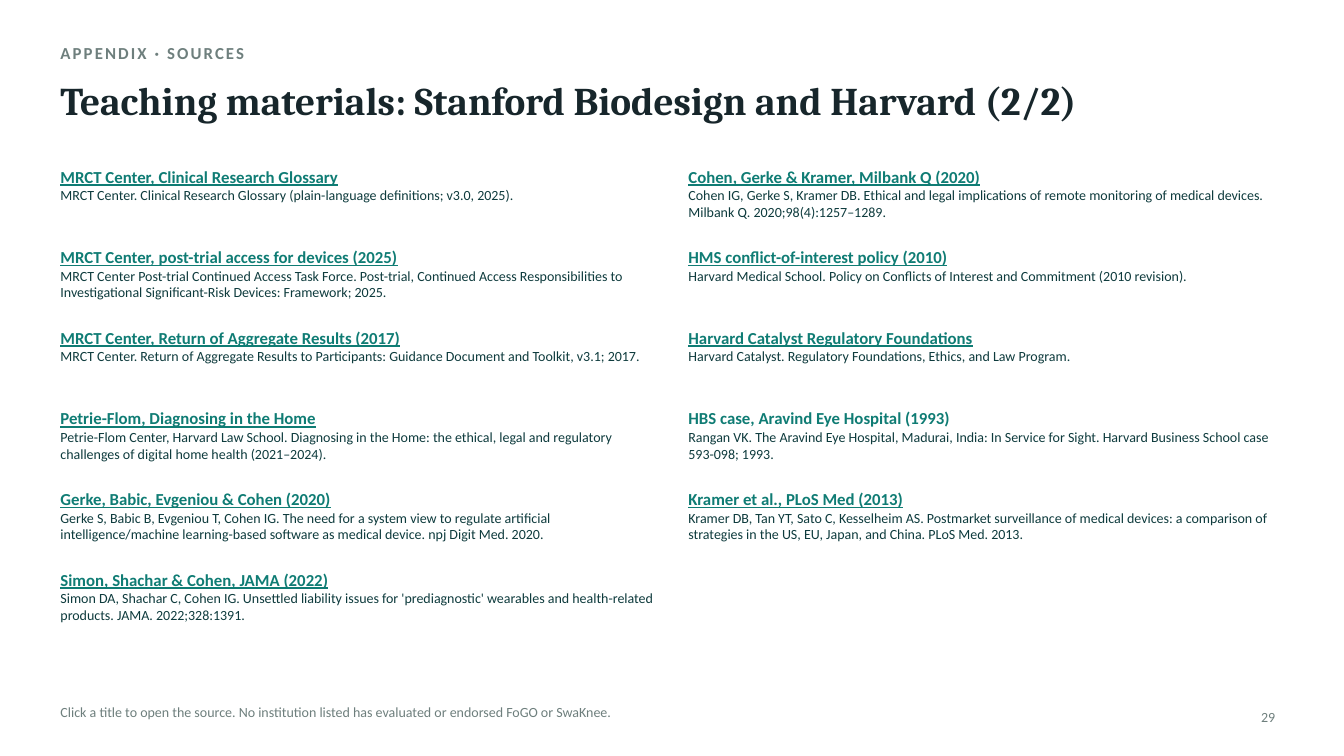
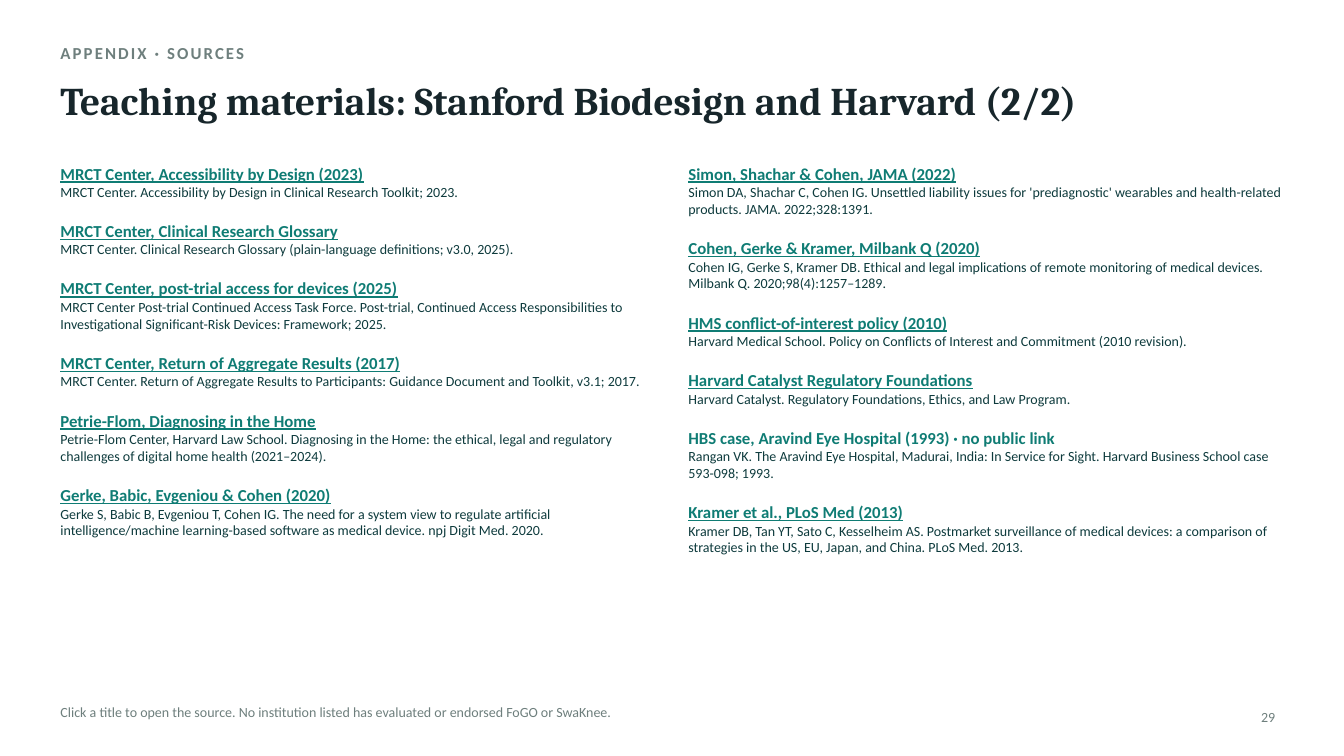
Before and after one commit to ivikasjha/claude, a slide deck: slide 29 of deck/From_Innovation_to_Patient_Impact.pptx. Drawn at 1344x756 pixels with LibreOffice and Linux fonts; fonts in the diff are those of the drawing. Boxes give left, top, right and bottom in pixels: in the first picture for what was removed or moved away, otherwise in the second. Text is boxed around its words. In the diff, an @@ line names an element or a change of style, - is before the commit and + after.

```diff
--- a/deck/From_Innovation_to_Patient_Impact.pptx
+++ b/deck/From_Innovation_to_Patient_Impact.pptx
@@ text added at [60, 168, 458, 200], 10 pt, text #0E3B3D @@
+MRCT Center, Accessibility by Design (2023)
+MRCT Center. Accessibility by Design in Clinical Research Toolkit; 2023.
@@ text "Simon, Shachar & Cohen, JAMA ...": place and size @@
-text "Simon, Shachar & Cohen, JAMA ..." at [60, 574, 653, 623]
+text "Simon, Shachar & Cohen, JAMA ..." at [688, 168, 1281, 217]
@@ text "MRCT Center, Clinical Research Glossary": place and size @@
-text "MRCT Center, Clinical Research Glossary" at [60, 171, 513, 203]
+text "MRCT Center, Clinical Research Glossary" at [60, 225, 513, 257]
@@ text "Cohen, Gerke & Kramer, Milbank ...": place and size @@
-text "Cohen, Gerke & Kramer, Milbank ..." at [688, 171, 1264, 219]
+text "Cohen, Gerke & Kramer, Milbank ..." at [688, 241, 1264, 290]
@@ text "MRCT Center, post-trial access for ...": place and size @@
-text "MRCT Center, post-trial access for ..." at [60, 250, 623, 300]
+text "MRCT Center, post-trial access for ..." at [60, 282, 623, 332]
@@ text "HMS conflict-of-interest policy (2010)": place and size @@
-text "HMS conflict-of-interest policy (2010)" at [688, 250, 1187, 284]
+text "HMS conflict-of-interest policy (2010)" at [688, 317, 1187, 349]
@@ text "MRCT Center, Return of Aggregate ...": place and size @@
-text "MRCT Center, Return of Aggregate ..." at [60, 331, 640, 364]
+text "MRCT Center, Return of Aggregate ..." at [60, 356, 640, 389]
@@ text "Harvard Catalyst Regulatory Foundations": place and size @@
-text "Harvard Catalyst Regulatory Foundations" at [688, 332, 1071, 364]
+text "Harvard Catalyst Regulatory Foundations" at [688, 374, 1071, 407]
@@ text at [688, 431, 1055, 447]: text changed @@
-HBS case, Aravind Eye Hospital (1993)
+HBS case, Aravind Eye Hospital (1993) · no public link
@@ text "HBS case, Aravind Eye Hospital ...": place and size @@
-text "HBS case, Aravind Eye Hospital ..." at [688, 411, 1269, 461]
+text "HBS case, Aravind Eye Hospital ..." at [688, 431, 1269, 480]
@@ text "Gerke, Babic, Evgeniou & Cohen ...": place and size @@
-text "Gerke, Babic, Evgeniou & Cohen ..." at [60, 493, 551, 542]
+text "Gerke, Babic, Evgeniou & Cohen ..." at [60, 489, 551, 538]
@@ text "Kramer et al., PLoS Med ...": place and size @@
-text "Kramer et al., PLoS Med ..." at [688, 492, 1267, 542]
+text "Kramer et al., PLoS Med ..." at [688, 505, 1267, 555]
```
Also in this commit, not shown: 34 other slides changed, 1 slide removed, 37 other files.
